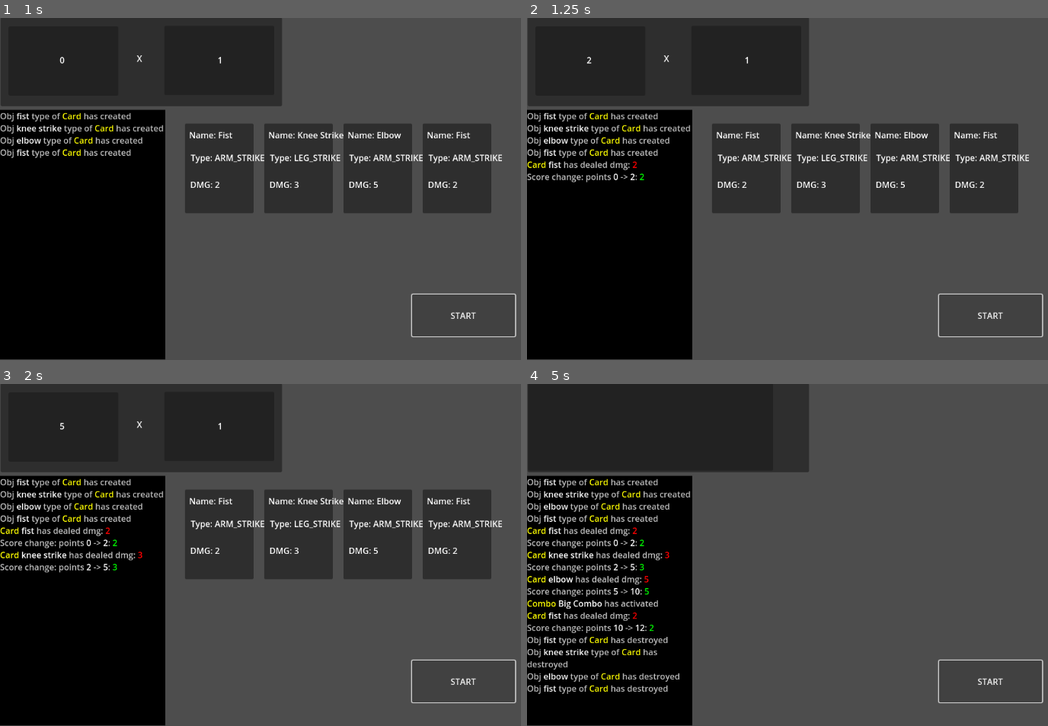
Above: before the commit, frames 1-4 (two rows, left to right).
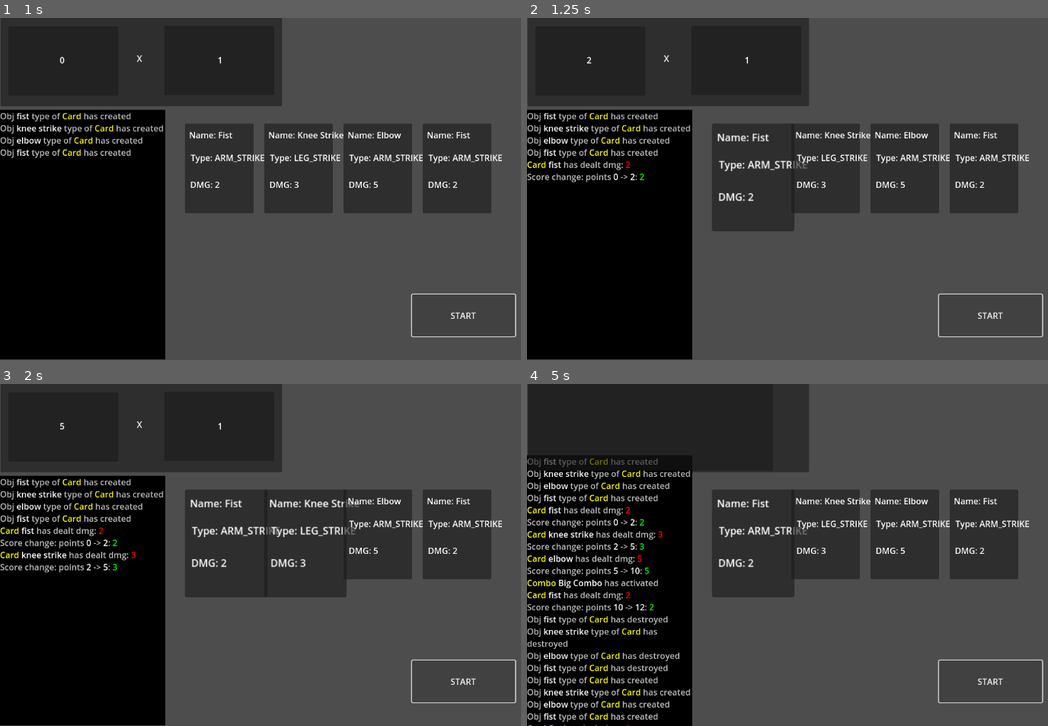
Above: after the commit, the same moments.

Repository: C0ldSt33l/Fighting-Card-Game
Game: Godot game, scene res://test_scene.tscn
Same seed, same stepped clock (60 frames per second), same inputs: the game is played once before the commit and once after it.
Inputs:
- Up to frame 1 (1 s): click "START" at 0.5 s
- Up to frame 2 (1.25 s): no input
- Up to frame 3 (2 s): click "START" at 1.25 s
- Up to frame 4 (5 s): click "START" at 2 s; tap Enter at 3.5 s; tap Space at 4.25 s

Frame 1 is identical in both runs. In frame 2, 2.1% of the frame differs, in the area x 13-54%, y 30-63%; in frame 3, 4.2%; in frame 4, 24%, in the area x 0-97%, y 20-100%.
Error before the commit: Out of bounds get index '0' (on base: 'Array[Card]') (res://test_scene.gd:70)

Commit message:
create `ComboCard`

Diff:
--- /dev/null
+++ b/ComboCard/ComboCard.tscn
@@ -0,0 +1,38 @@
+[gd_scene load_steps=2 format=3 uid="uid://h8tsu7but004"]
+
+[ext_resource type="Script" path="res://ComboCard/combo_card.gd" id="1_rnpoh"]
+
+[node name="ComboCard" type="Node2D"]
+script = ExtResource("1_rnpoh")
+
+[node name="Background" type="Panel" parent="."]
+offset_right = 163.0
+offset_bottom = 153.0
+
+[node name="NameLabel" type="Label" parent="Background"]
+layout_mode = 1
+anchors_preset = 10
+anchor_right = 1.0
+offset_bottom = 23.0
+grow_horizontal = 2
+text = "Test Kombo"
+horizontal_alignment = 1
+vertical_alignment = 1
+
+[node name="DescLabel" type="Label" parent="Background"]
+layout_mode = 1
+anchors_preset = 14
+anchor_top = 0.5
+anchor_right = 1.0
+anchor_bottom = 0.5
+offset_left = 1.0
+offset_top = -45.5
+offset_right = 1.0
+offset_bottom = -22.5
+grow_horizontal = 2
+grow_vertical = 2
+theme_override_font_sizes/font_size = 8
+text = "Kombo description"
+horizontal_alignment = 1
+vertical_alignment = 1
+autowrap_mode = 2
--- /dev/null
+++ b/ComboCard/combo_card.gd
@@ -0,0 +1,50 @@
+class_name ComboCard
+extends Node2D
+
+static var factory := preload('res://ComboCard/ComboCard.tscn')
+
+@onready var background := $Background as Panel
+@onready var name_label := $Background/NameLabel as Label
+@onready var desc_label := $Background/DescLabel as Label
+
+var pattern_labels: Array[Label] = []
+
+
+func _ready() -> void:
+	self.desc_label.position.y = self.name_label.position.y + self.name_label.size.y
+	var pos := self.desc_label.position.y + self.desc_label.size.y
+	var panel_height := 0
+	for l in self.pattern_labels:
+		l.position.y = float(pos)
+		pos += l.size.y
+		panel_height += l.size.y
+
+	panel_height += self.name_label.size.y + self.desc_label.size.y
+	self.background.size.y = panel_height
+
+
+static func create(parent: Node, name: String, desc: String, patterns: Array[Dictionary]) -> ComboCard:
+	var card := factory.instantiate() as ComboCard
+	parent.add_child(card)
+	card.name_label.text = name
+	card.desc_label.text = desc
+
+	var label_temp := Label.new()
+	label_temp.vertical_alignment = VERTICAL_ALIGNMENT_CENTER
+	label_temp.horizontal_alignment = HORIZONTAL_ALIGNMENT_CENTER
+	# label_temp.set_anchors_preset(Control.LayoutPreset.PRESET_BOTTOM_WIDE)
+	for p in patterns.slice(0, patterns.size() - 1):
+		# TODO: make seperate file for label settings
+		var pl := label_temp.duplicate() as Label
+		pl.text = str(p)
+		card.background.add_child(pl)
+		var sl := label_temp.duplicate() as Label
+		sl.text = '↓'
+		card.background.add_child(sl)
+		card.pattern_labels.append_array([pl, sl])
+	var pl := label_temp.duplicate() as Label
+	pl.text = str(patterns[-1])
+	card.background.add_child(pl)
+	card.pattern_labels.append(pl)
+
+	return card
--- a/card/card.gd
+++ b/card/card.gd
@@ -74,6 +74,7 @@
 
 
 func play() -> void:
+	self.scale += Vector2(0.2, 0.2)
 	# This is test
 	var dmg = self.dmg
 	for effect in self.effects:
--- a/counter/counter.tscn
+++ b/counter/counter.tscn
@@ -1,8 +1,6 @@
 [gd_scene load_steps=2 format=3 uid="uid://bnv0hy2jwwtgd"]
 
-
 [ext_resource type="Script" path="res://counter/counter.gd" id="1_lwp5x"]
-
 
 [node name="Node2D" type="Node2D"]
 script = ExtResource("1_lwp5x")
--- a/logger/logger.gd
+++ b/logger/logger.gd
@@ -61,7 +61,7 @@
 
 
 func card_has_played_log(card: Card) -> void:
-	var placeholder := colorful('Card ', TYPE_COLOR) + colorful('%s', OBJ_NAME_COLOR) + ' has dealed dmg: ' + colorful('%d', DMG_COLOR)
+	var placeholder := colorful('Card ', TYPE_COLOR) + colorful('%s', OBJ_NAME_COLOR) + ' has dealt dmg: ' + colorful('%d', DMG_COLOR)
 	self.put_text(placeholder % [card.card_name, card.dmg])
 
 
--- a/logger/logger.tscn
+++ b/logger/logger.tscn
@@ -9,4 +9,5 @@
 theme_override_colors/default_color = Color(0.544974, 0.544974, 0.544974, 1)
 theme_override_styles/normal = SubResource("StyleBoxFlat_irpl0")
 bbcode_enabled = true
+fit_content = true
 script = ExtResource("1_tklhb")
--- a/powerUpShop/PowerUpShop.tscn
+++ b/powerUpShop/PowerUpShop.tscn
@@ -1,5 +1,4 @@
 [gd_scene load_steps=2 format=3 uid="uid://gh23cchy0djk"]
-
 
 [ext_resource type="Script" path="res://powerUpShop/power_up_shop.gd" id="1_3t8so"]
 
--- a/test_scene.gd
+++ b/test_scene.gd
@@ -49,8 +49,48 @@
 		self.spawn_card(config, spawn_pos)
 		spawn_pos.x += 150
 
+	# var combo_config := Combos.get_combo_config('Big Combo')
+	# var combo_card := ComboCard.create(
+	# 	self,
+	# 	'Big Combo',
+	# 	combo_config['description'],
+	# 	Combos.get_combo_patterns('Big Combo')
+	# )
+	# combo_card.position = Vector2(600, 200)
+	# self.add_child(combo_card)
+
 
 func start_round() -> void:
+	if self.cards_on_table.size() == 0:
+		var configs := [
+			{
+				'card_name': 'fist',
+				'type': Card.ACTION_TYPE.ARM_STRIKE,
+				'dmg': 2
+			},
+			{
+				'card_name': 'knee strike',
+				'type': Card.ACTION_TYPE.LEG_STRIKE,
+				'dmg': 3
+			},
+			{
+				'card_name': 'elbow',
+				'type': Card.ACTION_TYPE.ARM_STRIKE,
+				'dmg': 5
+			},
+			{
+				'card_name': 'fist',
+				'type': Card.ACTION_TYPE.ARM_STRIKE,
+				'dmg': 2
+			},
+		]
+		var spawn_pos := Vector2(350, 200)
+
+		for config in configs:
+			self.spawn_card(config, spawn_pos)
+			spawn_pos.x += 150
+		return
+
 	self.timer.start()
 	self.check_combos()
 
@@ -61,6 +101,7 @@
 	self.counter.final_result()
 	self.combos_on_table.clear()
 	self.cur_card = 0
+
 	for card in self.cards_on_table:
 		card.queue_free()
 	self.cards_on_table.clear()
--- a/test_scene.tscn
+++ b/test_scene.tscn
@@ -27,6 +27,8 @@
 offset_right = 313.0
 offset_bottom = 647.0
 grow_vertical = 2
+focus_mode = 2
+selection_enabled = true
 
 [connection signal="timeout" from="Timer" to="." method="play_card"]
 [connection signal="pressed" from="Button" to="." method="start_round"]
